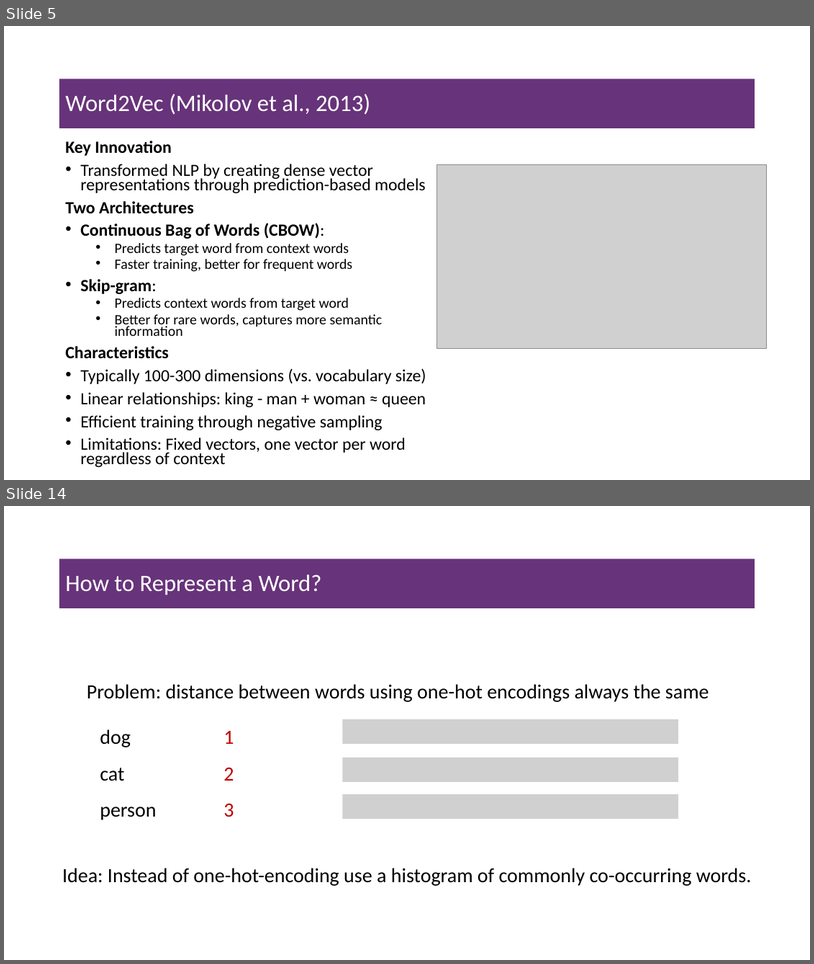
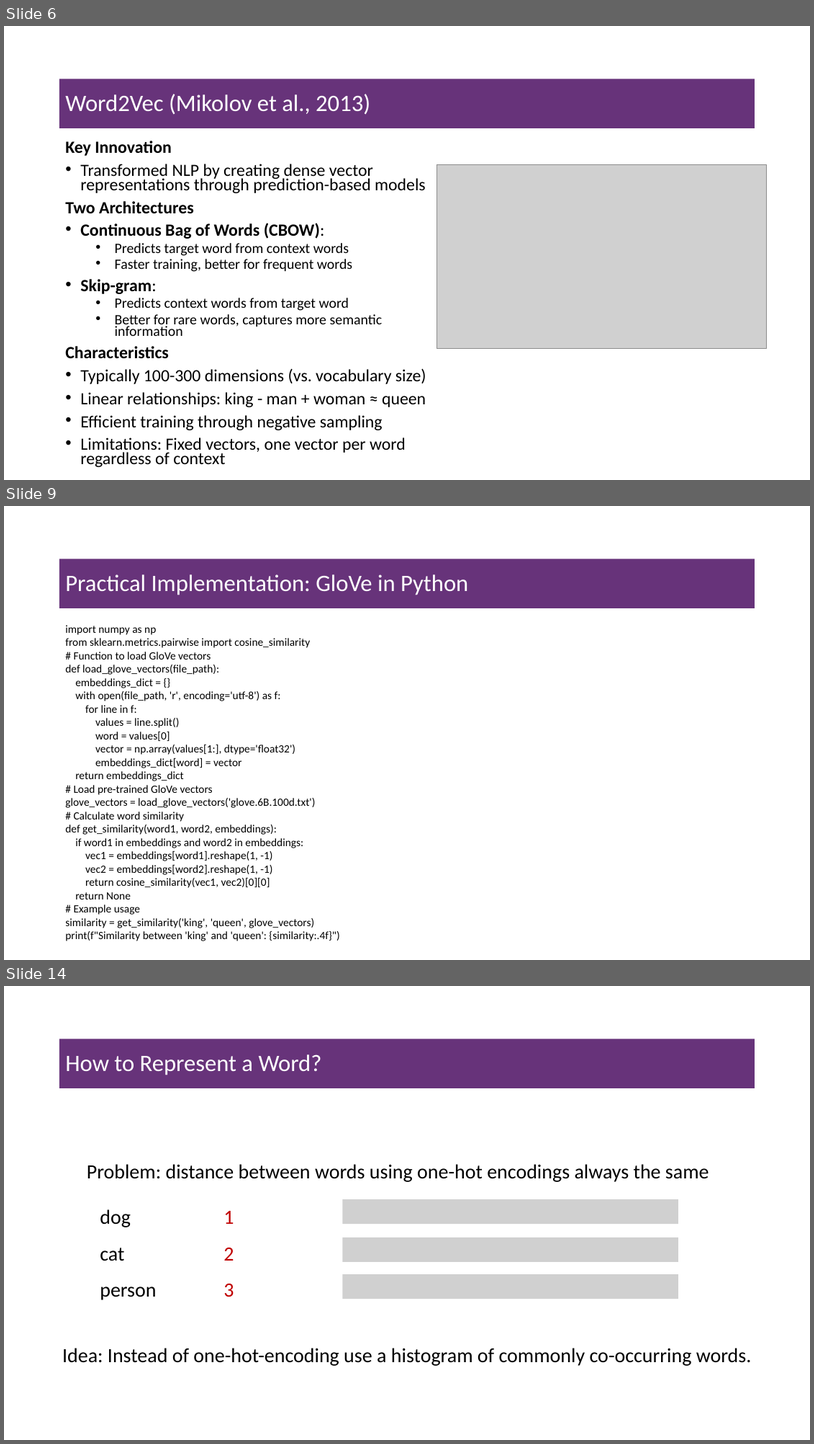
Before and after one commit to msfasha/307307-BI-Methods, a slide deck: 20242-NLP-LLM/lecture notes/Part 3 - Introduction to Large Lanuage Models/Part 2 Word Embeddings.pptx. Shown one above the other, each under a label of ours: slides 5 and 14 before the commit, slides 6, 9 and 14 after it; the slides between them are not shown. The pictures are 814x964 and 814x1444 pixels, drawn with LibreOffice and Linux fonts; fonts in the diff are those of the drawing; grey boxes stand for pictures; background and template pictures are left out. Boxes give left, top, right and bottom in pixels: in the first picture for what was removed or moved away, otherwise in the second. Text is boxed around its words. In the diff, an @@ line names an element or a change of style, - is before the commit and + after.

```diff
--- a/20242-NLP-LLM/lecture notes/Part 3 - Introduction to Large Lanuage Models/Part 2 Word Embeddings.pptx
+++ b/20242-NLP-LLM/lecture notes/Part 3 - Introduction to Large Lanuage Models/Part 2 Word Embeddings.pptx
@@ slide 9 added at (4, 506, 810, 960), background #FFFFFF @@
@@ title added at (59, 559, 756, 608), fill #67337A, 28 pt, text #FFFFFF @@
+Practical Implementation: GloVe in Python
@@ text added at (65, 625, 340, 941), 13.2 pt, text #000000 @@
+import numpy as np
+from sklearn.metrics.pairwise import cosine_similarity
+# Function to load GloVe vectors
+def load_glove_vectors(file_path):
+embeddings_dict = {}
+with open(file_path, 'r', encoding='utf-8') as f:
+for line in f:
+values = line.split()
+word = values[0]
+vector = np.array(values[1:], dtype='float32')
+embeddings_dict[word] = vector
+return embeddings_dict
+# Load pre-trained GloVe vectors
+glove_vectors = load_glove_vectors('glove.6B.100d.txt')
+# Calculate word similarity
+def get_similarity(word1, word2, embeddings):
+if word1 in embeddings and word2 in embeddings:
+vec1 = embeddings[word1].reshape(1, -1)
+vec2 = embeddings[word2].reshape(1, -1)
+return cosine_similarity(vec1, vec2)[0][0]
+return None
+# Example usage
+similarity = get_similarity('king', 'queen', glove_vectors)
+print(f"Similarity between 'king' and 'queen': {similarity:.4f}")
@@ what was slide 5 is now slide 6 @@
```
Also in this commit, not shown: 3 slides changed, 3 other slides added, 4 slides removed, 7 other files.
